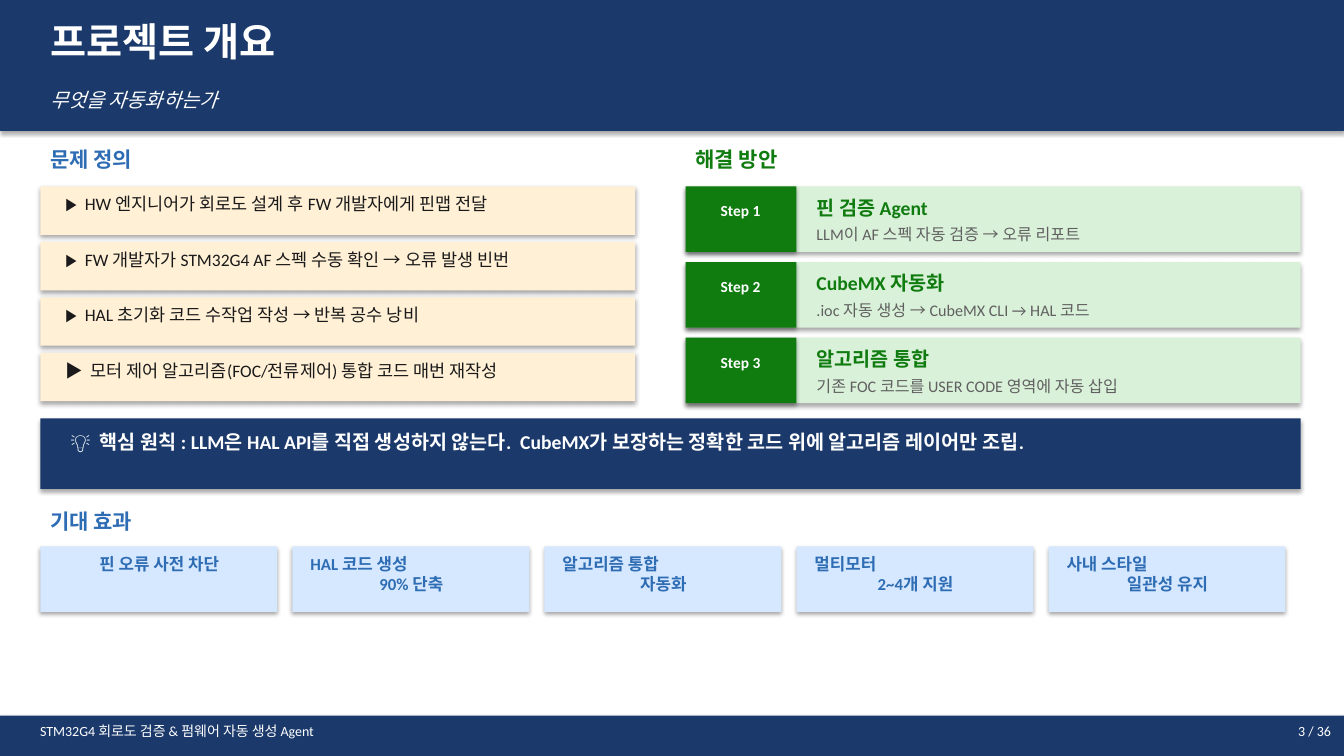
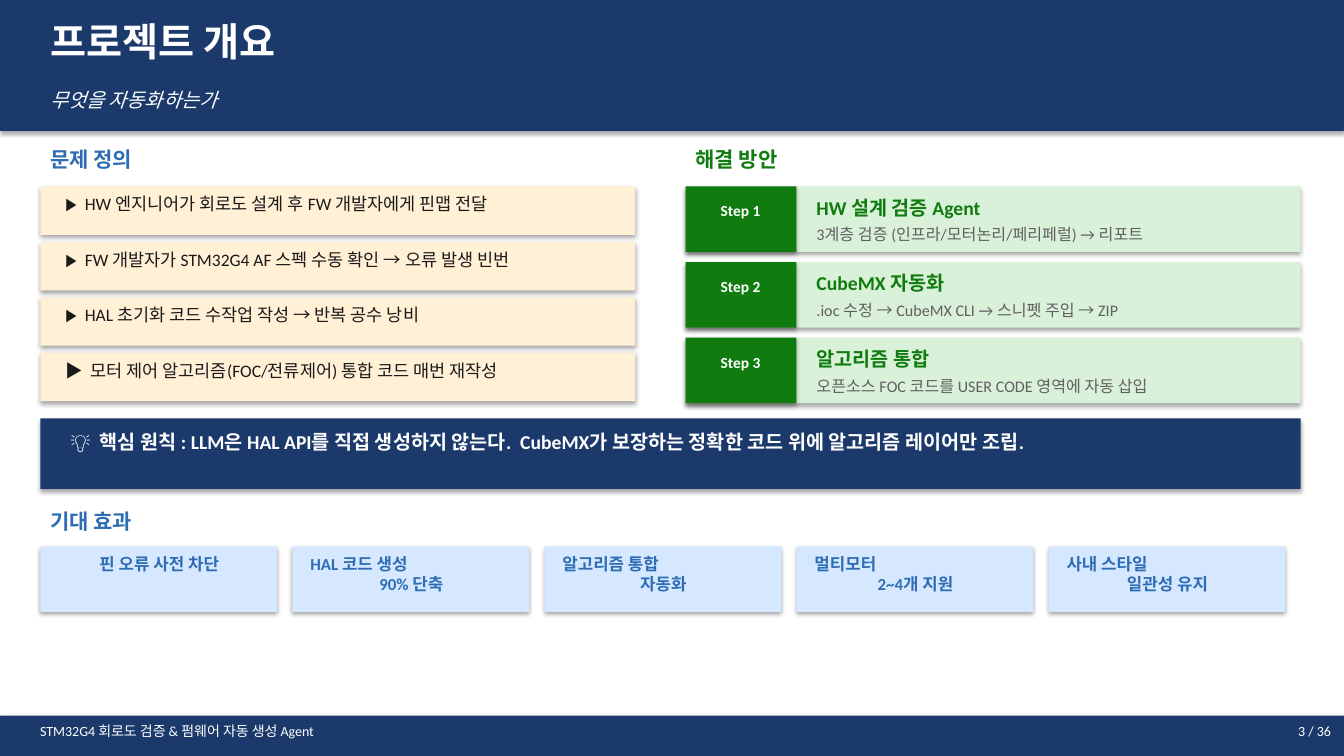
Before and after one commit to younlea/MotorDriveForge, a slide deck: slide 3 of STM32G4_Agent_Plan.pptx. Drawn at 1344x756 pixels with LibreOffice and Linux fonts; fonts in the diff are those of the drawing. Boxes give left, top, right and bottom in pixels: in the first picture for what was removed or moved away, otherwise in the second. Text is boxed around its words. In the diff, an @@ line names an element or a change of style, - is before the commit and + after.

```diff
--- a/STM32G4_Agent_Plan.pptx
+++ b/STM32G4_Agent_Plan.pptx
@@ text at <box>816,198,980,219</box>: text changed @@
-핀 검증 Agent
+HW 설계 검증 Agent
@@ text at <box>816,226,1143,242</box>: text changed @@
-LLM이 AF 스펙 자동 검증 → 오류 리포트
+3계층 검증 (인프라/모터논리/페리페럴) → 리포트
@@ text at <box>816,303,1118,317</box>: text changed @@
-.ioc 자동 생성 → CubeMX CLI → HAL 코드
+.ioc 수정 → CubeMX CLI → 스니펫 주입 → ZIP
@@ text at <box>816,378,1148,393</box>: text changed @@
-기존 FOC 코드를 USER CODE 영역에 자동 삽입
+오픈소스 FOC 코드를 USER CODE 영역에 자동 삽입
```
Also in this commit, not shown: 15 other slides changed, 8 other files.
